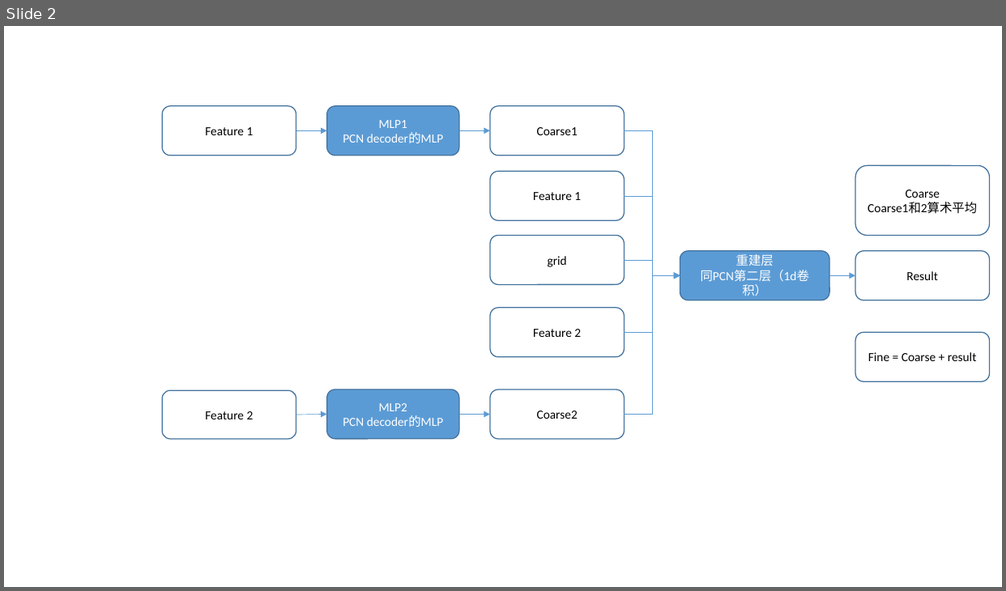
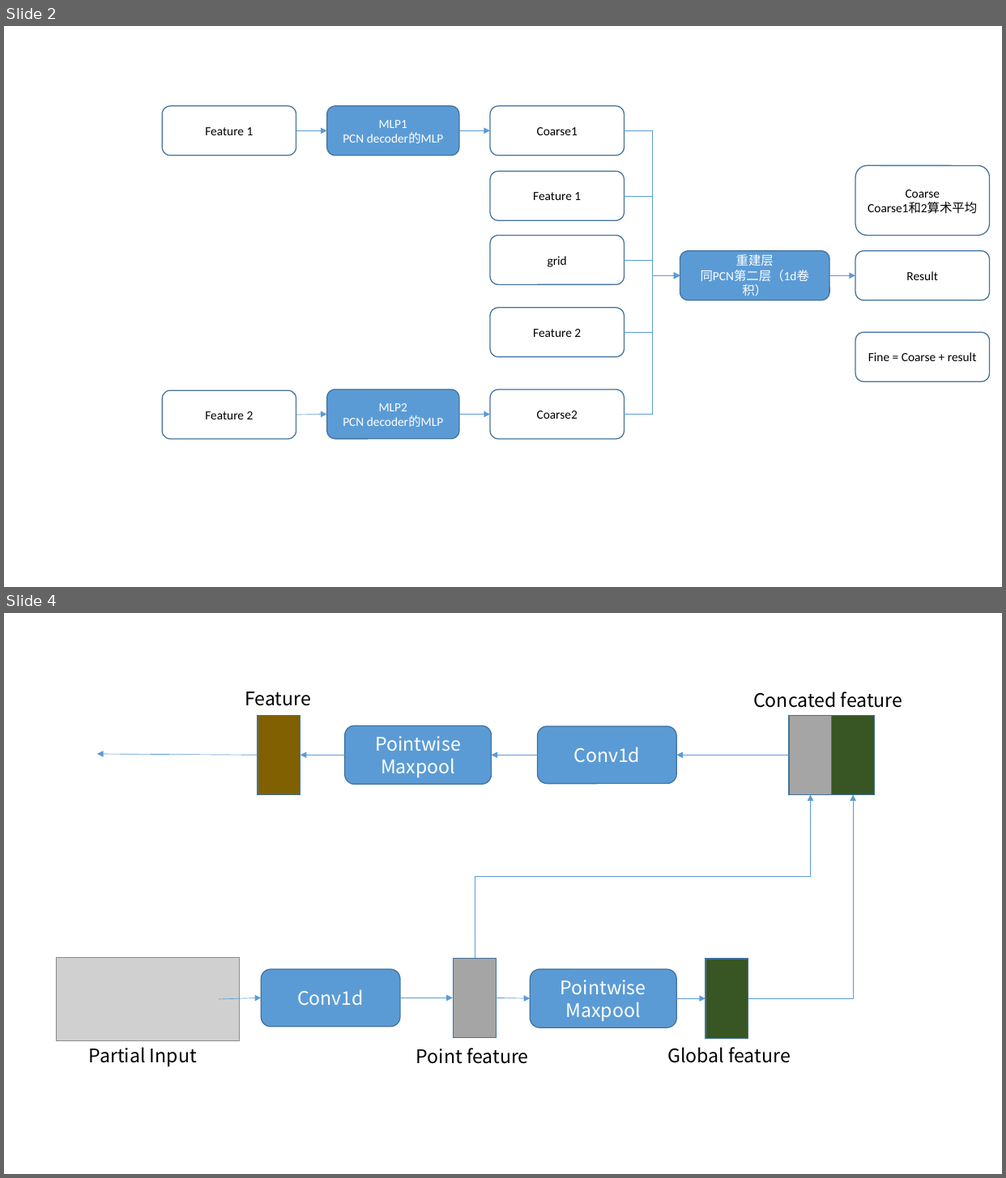
Before and after one commit to SerCharles/SPQRNet, a slide deck: note/Network.pptx. Shown one above the other, each under a label of ours: slide 2 before the commit, slides 2 and 4 after it; the slides between them are not shown. The pictures are 1006x591 and 1006x1178 pixels, drawn with LibreOffice and Linux fonts; fonts in the diff are those of the drawing; grey boxes stand for pictures. Boxes give left, top, right and bottom in pixels: in the first picture for what was removed or moved away, otherwise in the second. Text is boxed around its words. In the diff, an @@ line names an element or a change of style, - is before the commit and + after.

```diff
--- a/note/Network.pptx
+++ b/note/Network.pptx
@@ slide 4 added at (4, 613, 1002, 1174), background #FFFFFF @@
@@ text added at (245, 692, 311, 706), 18 pt, text #000000 @@
+Feature
@@ text added at (753, 692, 903, 708), 18 pt, text #000000 @@
+Concated feature
@@ rectangle added at (258, 716, 300, 795), fill #806000, outline #43739E 1 pt @@
@@ rounded rectangle added at (345, 726, 492, 785), fill #5B9BD5, outline #43739E 1 pt, 18 pt, text #FFFFFF @@
+Pointwise
+Maxpool
@@ rounded rectangle added at (538, 726, 677, 784), fill #5B9BD5, outline #43739E 1 pt, 18 pt, text #FFFFFF @@
+Conv1d
@@ rectangle added at (790, 716, 832, 795), fill #A5A5A5, outline #43739E 1 pt @@
@@ rectangle added at (832, 716, 875, 795), fill #385723, outline #43739E 1 pt @@
@@ arrow added from (258, 756) to (97, 754), #5B9BD5 0.5 pt @@
@@ arrow added from (345, 756) to (300, 756), #5B9BD5 0.5 pt @@
@@ arrow added from (538, 756) to (492, 756), #5B9BD5 0.5 pt @@
@@ arrow added from (790, 756) to (677, 756), #5B9BD5 0.5 pt @@
@@ elbow arrow added from (475, 958) to (810, 795), #5B9BD5 0.5 pt @@
@@ elbow arrow added from (748, 999) to (853, 795), #5B9BD5 0.5 pt @@
@@ picture added at (57, 958, 240, 1041) @@
@@ rounded rectangle added at (261, 969, 400, 1027), fill #5B9BD5, outline #43739E 1 pt, 18 pt, text #FFFFFF @@
+Conv1d
@@ rectangle added at (454, 958, 496, 1037), fill #A5A5A5, outline #43739E 1 pt @@
@@ rounded rectangle added at (530, 969, 677, 1028), fill #5B9BD5, outline #43739E 1 pt, 18 pt, text #FFFFFF @@
+Pointwise
+Maxpool
@@ rectangle added at (705, 959, 748, 1038), fill #385723, outline #43739E 1 pt @@
@@ arrow added from (219, 999) to (261, 999), #5B9BD5 0.5 pt @@
@@ arrow added from (400, 999) to (453, 999), #5B9BD5 0.5 pt @@
@@ arrow added from (496, 999) to (530, 999), #5B9BD5 0.5 pt @@
@@ arrow added from (677, 999) to (705, 999), #5B9BD5 0.5 pt @@
@@ text added at (89, 1047, 197, 1067), 18 pt, text #000000 @@
+Partial Input
@@ text added at (416, 1048, 529, 1064), 18 pt, text #000000 @@
+Point feature
@@ text added at (667, 1047, 791, 1063), 18 pt, text #000000 @@
+Global feature
```
Also in this commit, not shown: 2 other slides added, 1 slide removed, 4 other files.
